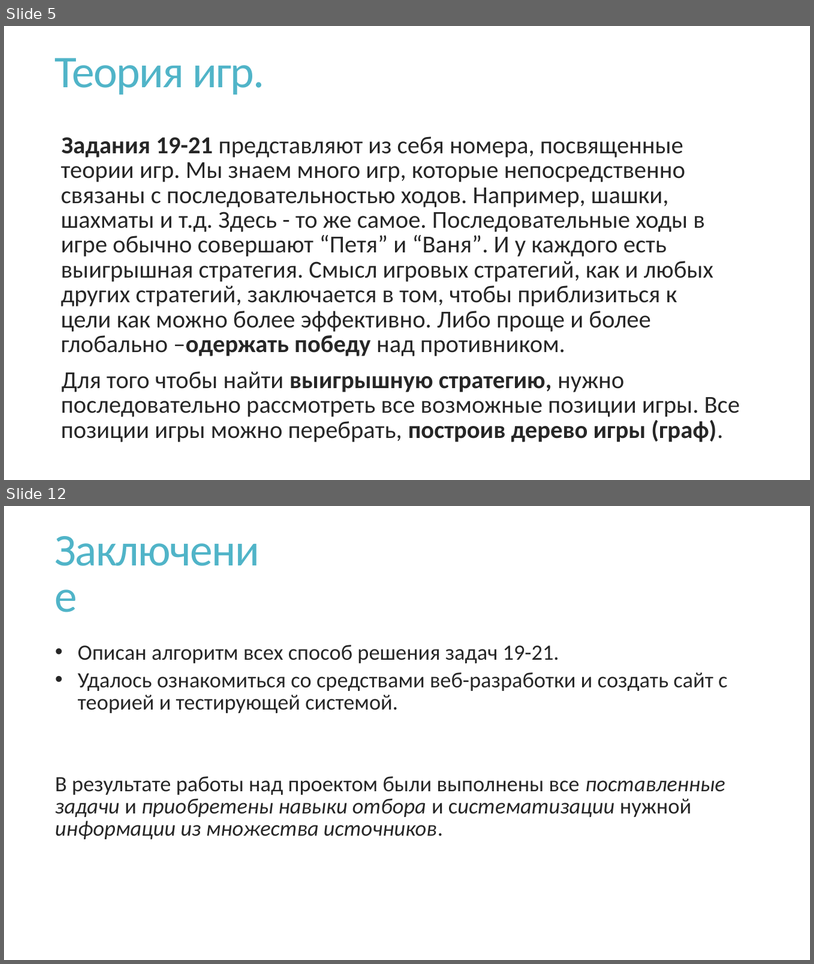
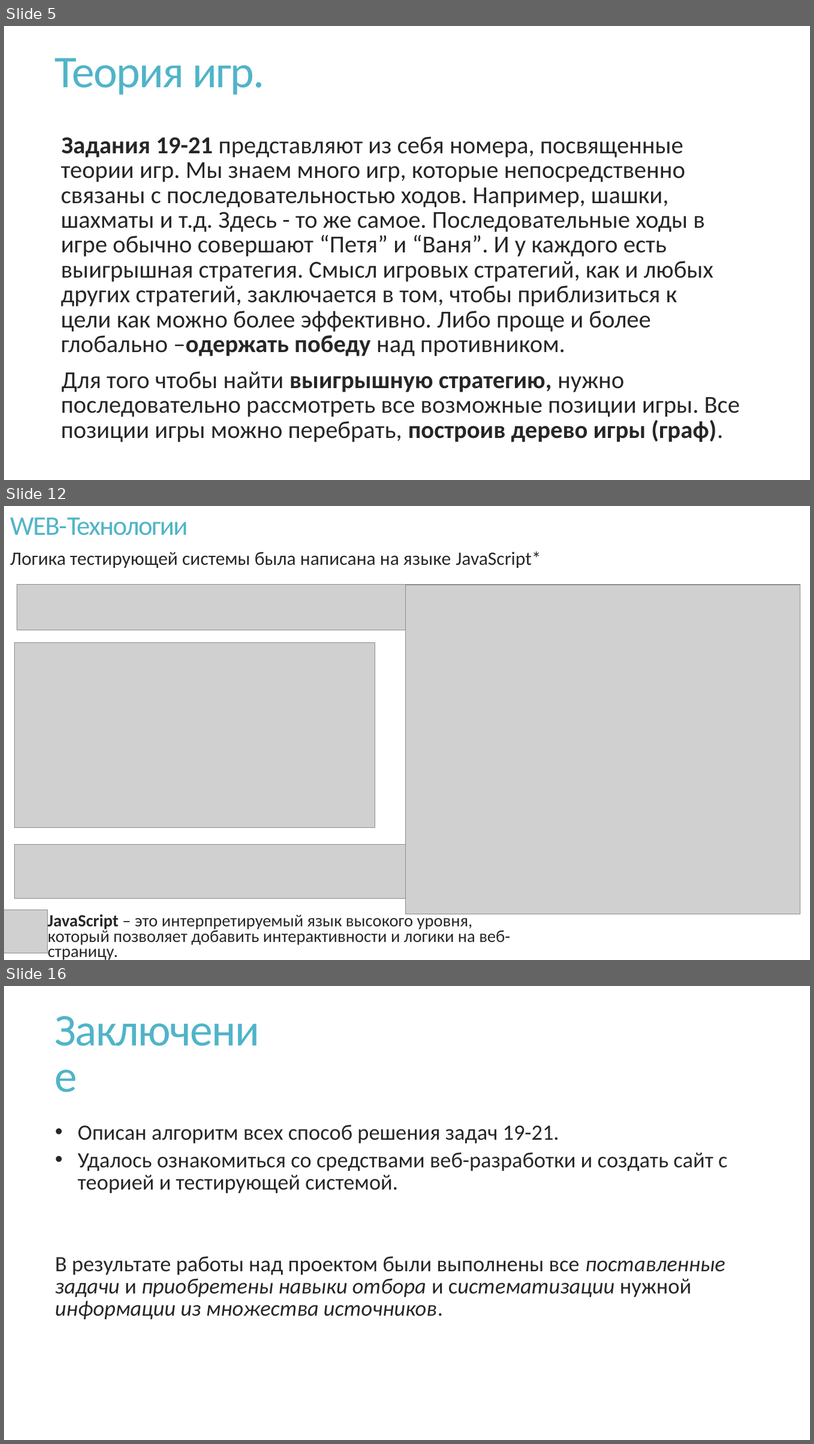
Before and after one commit to VladPetrov3/School_Project_EGE, a slide deck: Теория игр.pptx. Shown one above the other, each under a label of ours: slides 5 and 12 before the commit, slides 5, 12 and 16 after it; the slides between them are not shown. The pictures are 814x964 and 814x1444 pixels, drawn with LibreOffice and Linux fonts; fonts in the diff are those of the drawing; grey boxes stand for pictures. Boxes give left, top, right and bottom in pixels: in the first picture for what was removed or moved away, otherwise in the second. Text is boxed around its words. In the diff, an @@ line names an element or a change of style, - is before the commit and + after.

```diff
--- a/Теория игр.pptx
+++ b/Теория игр.pptx
@@ slide 12 added at box(4, 506, 810, 960), background #FFFFFF @@
@@ text added at box(10, 517, 188, 535), 32 pt, text #50B4C8 @@
+WEB-Технологии
@@ text added at box(10, 551, 541, 568), 22.5 pt, text #262626 @@
+Логика тестирующей системы была написана на языке JavaScript*
@@ picture added at box(17, 585, 496, 630) @@
@@ picture added at box(406, 585, 801, 914) @@
@@ picture added at box(15, 642, 375, 827) @@
@@ picture added at box(15, 845, 456, 898) @@
@@ picture added at box(4, 910, 48, 953) @@
@@ text added at box(48, 912, 510, 960), 20.4 pt, text #262626 @@
+  JavaScript – это интерпретируемый язык высокого уровня, который позволяет добавить интерактивности и логики на веб-страницу.
@@ what was slide 12 is now slide 16 @@
```
Also in this commit, not shown: 4 slides changed, 5 other slides added, 2 slides removed, 4 other files.
